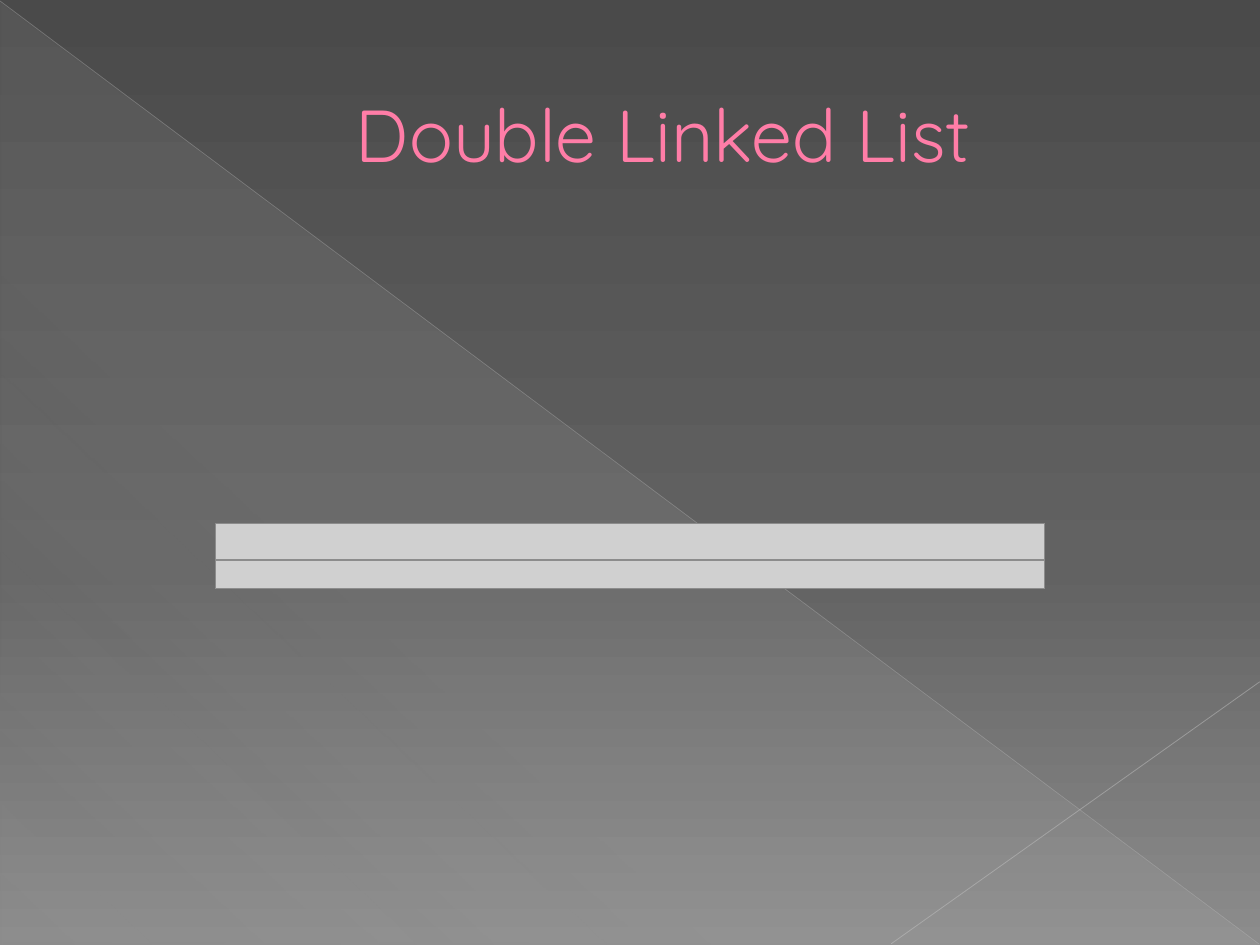
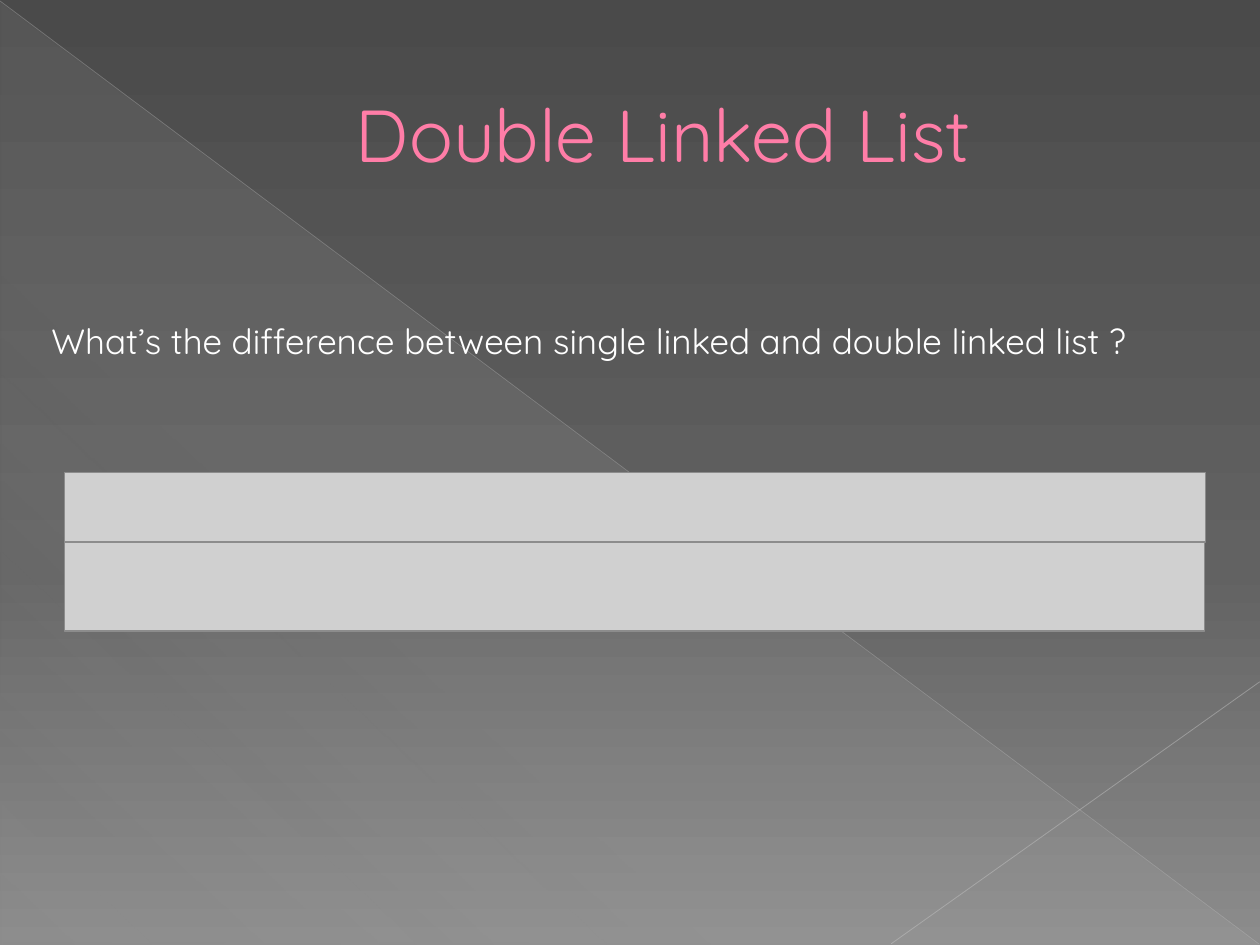
Before and after one commit to IvelinYovkov/Random_Projects, a slide deck: slide 6 of Data_Structures_C#_Training/Linear Data Structures.pptx (slide 5 before the commit). Drawn at 1260x945 pixels with LibreOffice and Linux fonts; fonts in the diff are those of the drawing; grey boxes stand for pictures. Boxes give left, top, right and bottom in pixels: in the first picture for what was removed or moved away, otherwise in the second. Text is boxed around its words. In the diff, an @@ line names an element or a change of style, - is before the commit and + after.

```diff
--- a/Data_Structures_C#_Training/Linear Data Structures.pptx
+++ b/Data_Structures_C#_Training/Linear Data Structures.pptx
@@ text added at (x1=51, y1=328, x2=1099, y2=361), 20 pt, text #FFFFFF @@
+What’s the difference between single linked and double linked list ?
@@ picture resized from (x1=215, y1=523, x2=1045, y2=559) to (x1=64, y1=472, x2=1206, y2=542) @@
@@ picture resized from (x1=215, y1=559, x2=1045, y2=588) to (x1=64, y1=542, x2=1205, y2=631) @@
```
Also in this commit, not shown: 6 other slides changed, 2 slides added, 2 slides removed, 3 other files.
